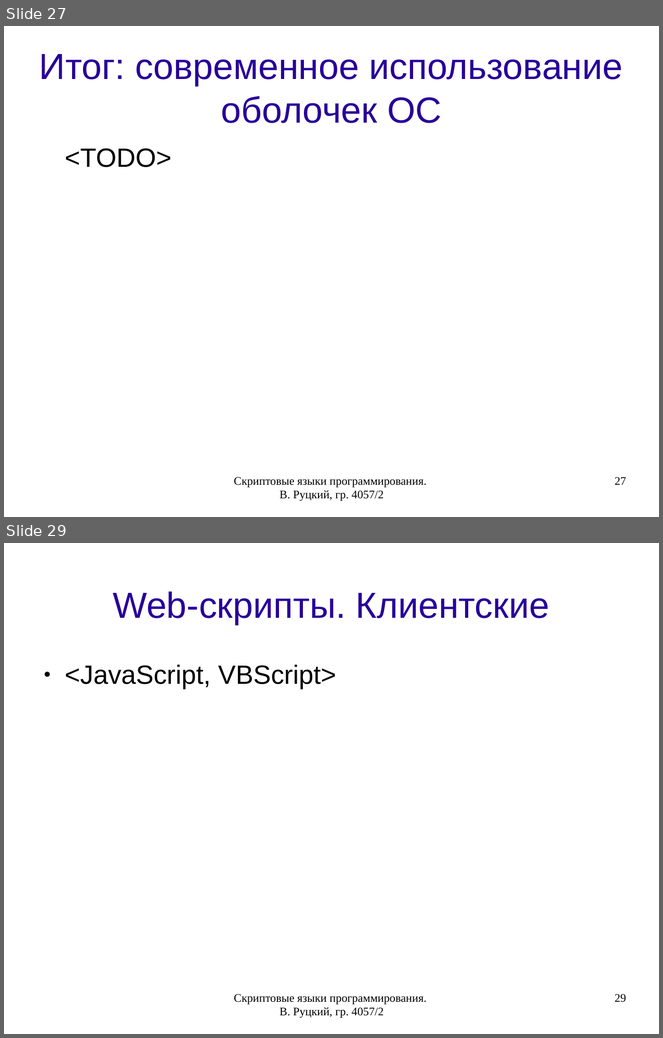
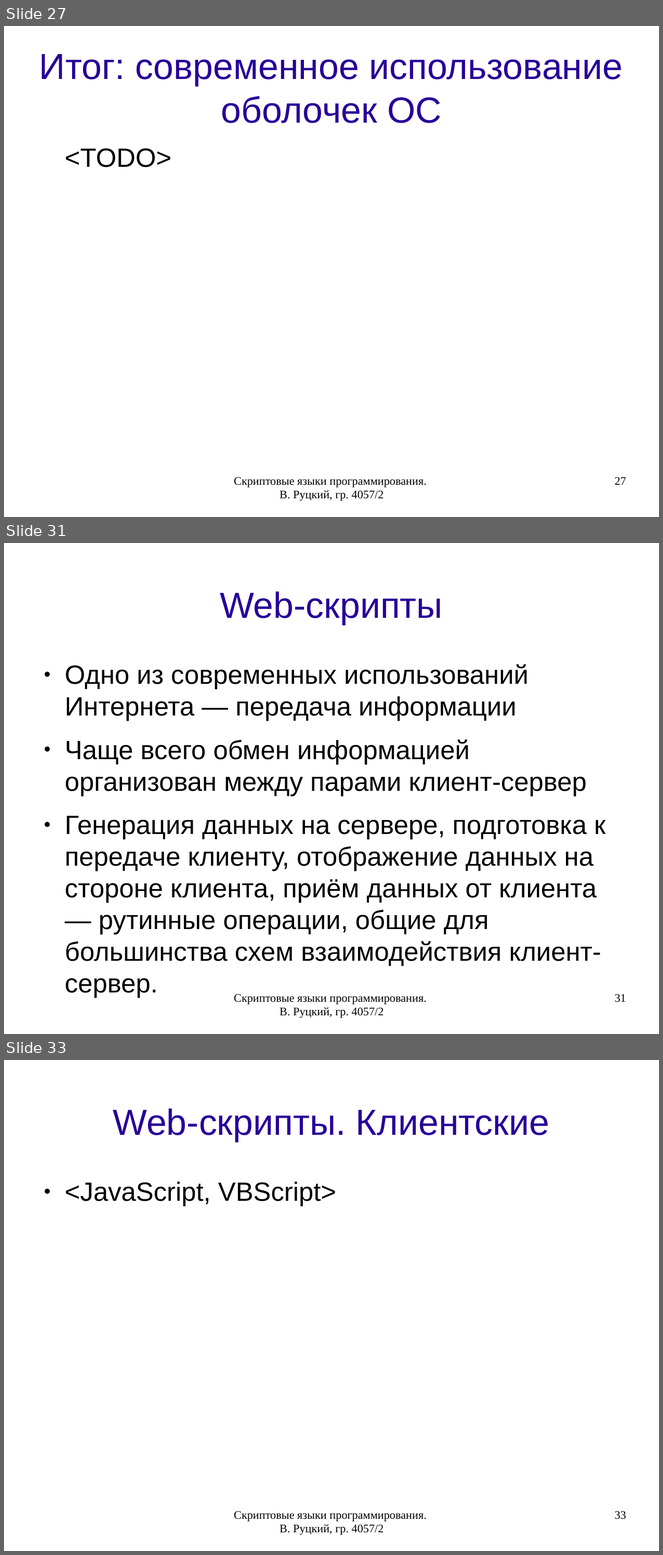
Before and after one commit to rutsky/semester07, a slide deck: Operation_systems/scripting_languages/40572_Rutsky_Scripting_languages.odp. Shown one above the other, each under a label of ours: slides 27 and 29 before the commit, slides 27, 31 and 33 after it; the slides between them are not shown. The pictures are 663x1038 and 663x1555 pixels, drawn with LibreOffice and Linux fonts; fonts in the diff are those of the drawing. Boxes give left, top, right and bottom in pixels: in the first picture for what was removed or moved away, otherwise in the second. Text is boxed around its words. In the diff, an @@ line names an element or a change of style, - is before the commit and + after.

```diff
--- a/Operation_systems/scripting_languages/40572_Rutsky_Scripting_languages.odp
+++ b/Operation_systems/scripting_languages/40572_Rutsky_Scripting_languages.odp
@@ slide 31 added at [4,543,659,1034], background #FFFFFF @@
@@ title added at [220,591,443,625], 44 pt, text #280099 @@
+Web-скрипты
@@ text added at [65,664,606,966], 32 pt, text #000000 @@
+● Одно из современных использований Интернета — передача информации
+● Чаще всего обмен информацией организован между парами клиент-сервер
+● Генерация данных на сервере, подготовка к передаче клиенту, отображение данных на стороне клиента, приём данных от клиента — рутинные операции, общие для большинства схем взаимодействия клиент-сервер.
@@ text added at [234,994,426,1018], 14 pt, text #000000 @@
+Скриптовые языки программирования. В. Руцкий, гр. 4057/2
@@ page number added at [615,994,626,1003], 14 pt, text #000000 @@
+31
@@ what was slide 29 is now slide 33 @@
@@ page number at [615,1511,626,1520]: text changed @@
-29
+33
```
Also in this commit, not shown: 3 slides changed, 2 other slides added, 1 other file.
